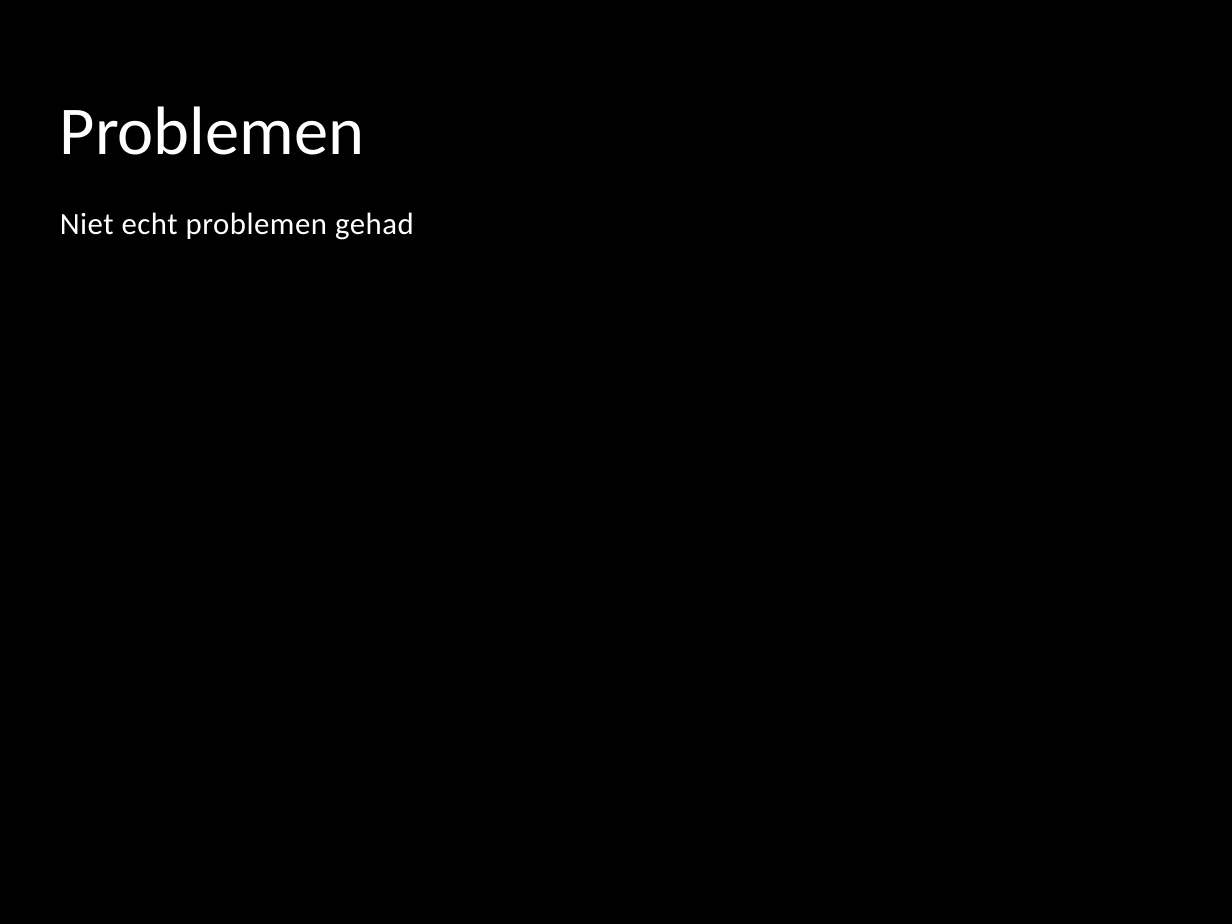
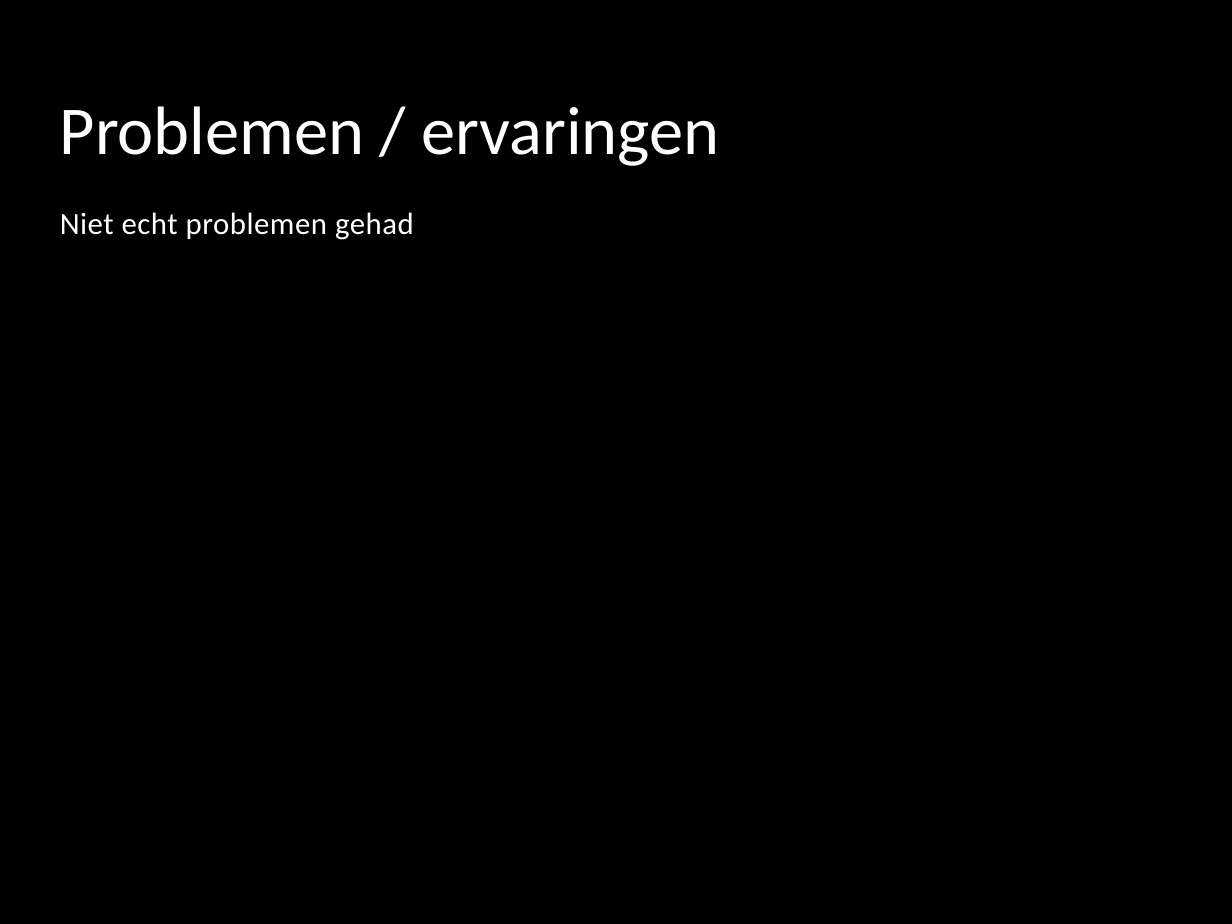
Before and after one commit to Lastje/Project_AOROCJL2, a slide deck: slide 15 of Documenten/Presentatie/Adresboek.pptx. Drawn at 1232x924 pixels with LibreOffice and Linux fonts; fonts in the diff are those of the drawing; background and template pictures are left out. Boxes give left, top, right and bottom in pixels: in the first picture for what was removed or moved away, otherwise in the second. Text is boxed around its words. In the diff, an @@ line names an element or a change of style, - is before the commit and + after.

```diff
--- a/Documenten/Presentatie/Adresboek.pptx
+++ b/Documenten/Presentatie/Adresboek.pptx
@@ title at box(60, 106, 719, 166): text changed @@
-Problemen
+Problemen / ervaringen
```
Also in this commit, not shown: 2 other slides changed, 2 slides added, 2 slides removed, 1 other file.
